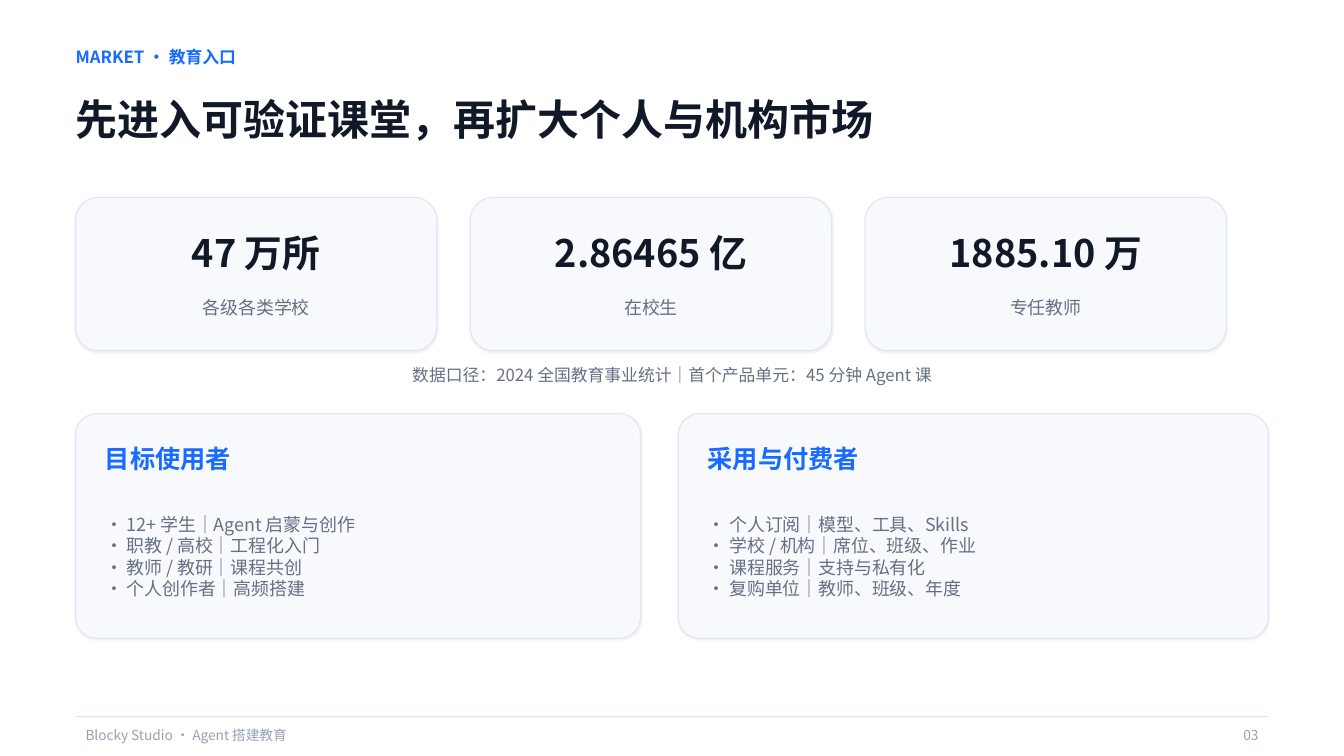
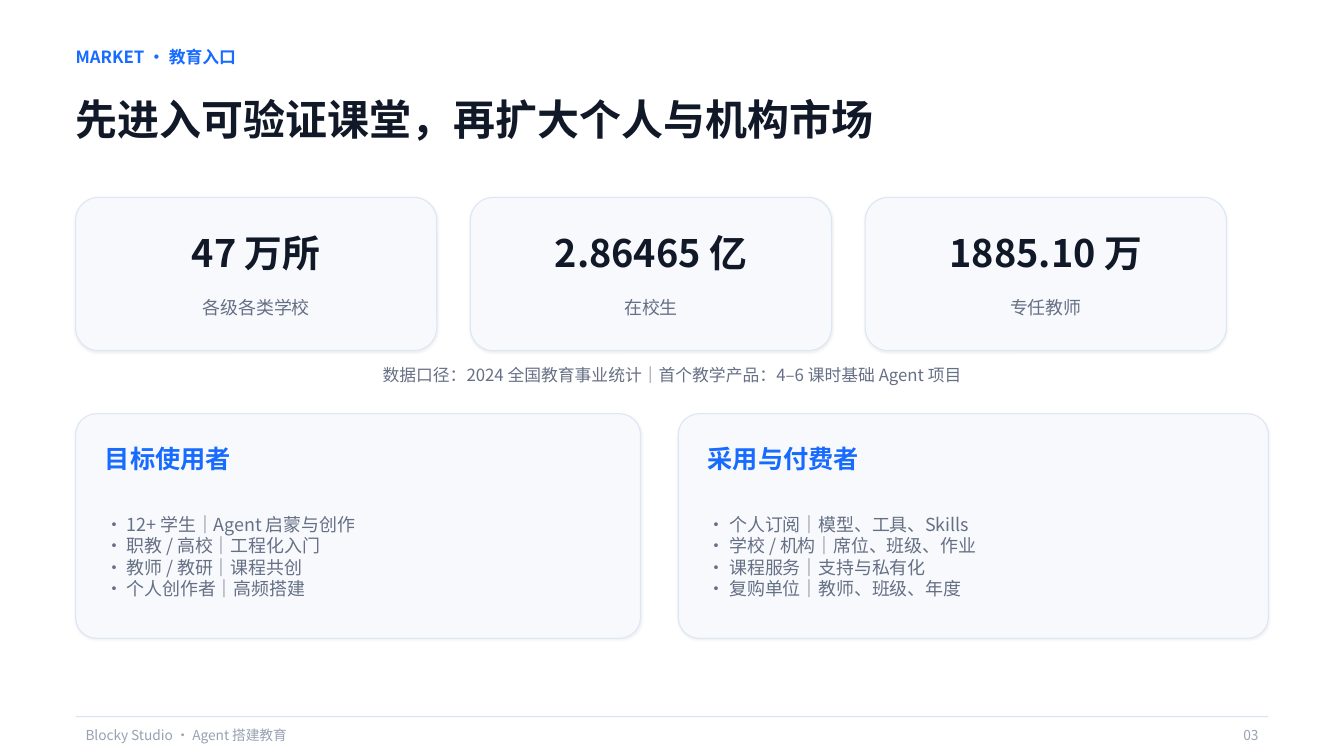
Before and after one commit to q2955161835-debug/Blocky-AI, a slide deck: slide 3 of PPT与商业计划书/Blocky-Studio-息壤杯-AI+教育.pptx. Drawn at 1344x756 pixels with LibreOffice and Linux fonts; fonts in the diff are those of the drawing. Boxes give left, top, right and bottom in pixels: in the first picture for what was removed or moved away, otherwise in the second. Text is boxed around its words. In the diff, an @@ line names an element or a change of style, - is before the commit and + after.

Commit message:
docs: revise Agent course as multi-session project

```diff
--- a/PPT与商业计划书/Blocky-Studio-息壤杯-AI+教育.pptx
+++ b/PPT与商业计划书/Blocky-Studio-息壤杯-AI+教育.pptx
@@ text at (x1=383, y1=366, x2=962, y2=385): text changed @@
-数据口径：2024 全国教育事业统计｜首个产品单元：45 分钟 Agent 课
+数据口径：2024 全国教育事业统计｜首个教学产品：4–6 课时基础 Agent 项目
```
Also in this commit, not shown: 4 other slides changed, 1 other file.
